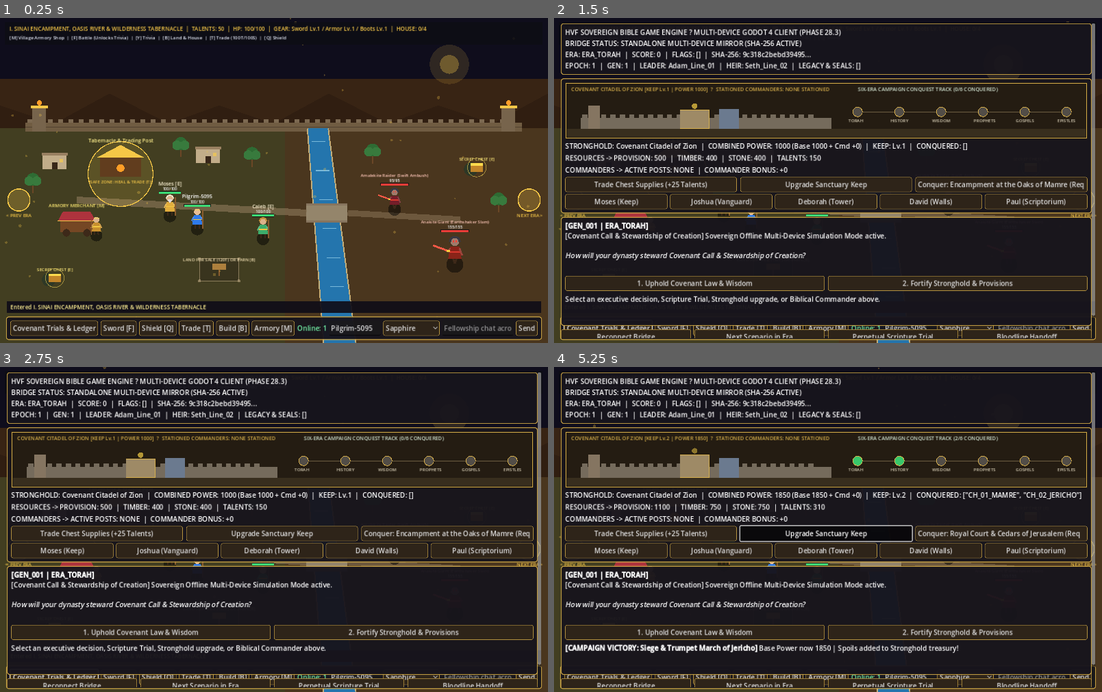
Above: before the commit, frames 1-4 (two rows, left to right).
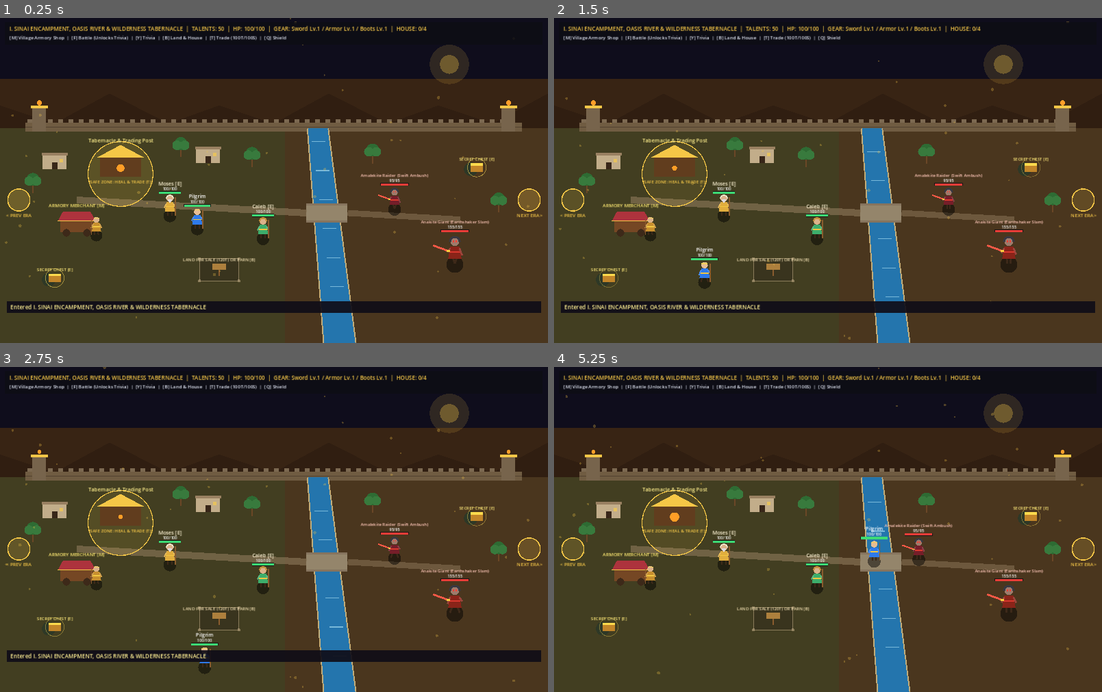
Above: after the commit, the same moments.

Repository: mrshumphrey3251-ai/hvf-bible-game-core
Game: Godot game, scene res://scenes/main.tscn
Same seed, same stepped clock (60 frames per second), same inputs: the game is played once before the commit and once after it.
Inputs (mouse positions are in pixels of both pictures, inside the frame that each line leads up to):
- Up to frame 1 (0.25 s): no input
- Up to frame 2 (1.5 s): click (608, 326) at 0.5 s, where only the run before the commit has a clickable "Covenant Trials & Ledger"; click (762, 336) at 1.25 s, where only the run before the commit has a clickable "Next Scenario in Era"
- Up to frame 3 (2.75 s): click (208, 685) at 2 s, where only the run before the commit has a clickable "Next Scenario in Era"
- Up to frame 4 (5.25 s): click (652, 532) at 2.75 s, where only the run before the commit has a clickable "Trade Chest Supplies (+25 Tal…"; click (828, 532) at 3.5 s, where only the run before the commit has a clickable "Upgrade Sanctuary Keep"; click (1003, 532) at 4.25 s, where only the run before the commit has a clickable "Conquer: Encampment at the Oa…"; tap Enter at 5 s; move the mouse to (828, 529) at 5.02 s; hold D from 5.03 s (still down); tap E at 5.1 s; click (828, 529) at 5.17 s

The runs differ from the first frame. In frame 1, 6.8% of the frame differs, in the area x 1-99%, y 54-100%; in frame 2, 66%; in frame 3, 66%; in frame 4, 69%, in the area x 1-99%, y 1-100%.
Error after the commit: Invalid access to property or key 'academy_toggled' on a base object of type 'Control (SovereignImmersiveWorld)'. (res://scripts/omni_bridge_client.gd:388)

Commit message:
Phase 41B.1: Mount Bible Academy [L] & .99 / .99/mo store panel into omni_bridge_client.gd

Diff:
--- a/frontend_godot/scripts/omni_bridge_client.gd
+++ b/frontend_godot/scripts/omni_bridge_client.gd
@@ -252,6 +252,145 @@
 		arm_vbox.add_child(btn_close_arm)
 		armory_panel.add_child(arm_vbox)
 		add_child(armory_panel)
+
+		var academy_btn: Button = Button.new()
+		academy_btn.text = "Bible Academy [L]"
+		hud_hbox.add_child(academy_btn)
+
+		# Phase 41B: Scripture & Covenant Law Academy + $4.99 / $14.99 Entitlement Store
+		var acad_panel: PanelContainer = PanelContainer.new()
+		acad_panel.name = "ScriptureAcademyPanel"
+		acad_panel.visible = false
+		acad_panel.z_index = 22
+		acad_panel.set_anchors_preset(Control.PRESET_CENTER)
+		acad_panel.offset_left = -340.0
+		acad_panel.offset_right = 340.0
+		acad_panel.offset_top = -215.0
+		acad_panel.offset_bottom = 215.0
+
+		var acad_vbox: VBoxContainer = VBoxContainer.new()
+		acad_vbox.add_theme_constant_override("separation", 6)
+
+		var acad_title: Label = Label.new()
+		acad_title.text = "SOVEREIGN SCRIPTURE & COVENANT LAW ACADEMY (ULTIMATE LAW EDITION)"
+		acad_title.horizontal_alignment = HORIZONTAL_ALIGNMENT_CENTER
+		acad_title.add_theme_color_override("font_color", Color(1.0, 0.88, 0.35))
+		acad_vbox.add_child(acad_title)
+
+		var tier_status_lbl: Label = Label.new()
+		tier_status_lbl.text = "ACTIVE TIER: Free Playable Prologue (Stage 1 Sinai)"
+		tier_status_lbl.horizontal_alignment = HORIZONTAL_ALIGNMENT_CENTER
+		tier_status_lbl.add_theme_color_override("font_color", Color(0.45, 0.94, 0.65))
+		acad_vbox.add_child(tier_status_lbl)
+
+		var store_hbox: HBoxContainer = HBoxContainer.new()
+		store_hbox.add_theme_constant_override("separation", 6)
+
+		var buy_499_btn: Button = Button.new()
+		buy_499_btn.text = "Unlock Full Game ($4.99)"
+		buy_499_btn.size_flags_horizontal = Control.SIZE_EXPAND_FILL
+
+		var buy_1499_btn: Button = Button.new()
+		buy_1499_btn.text = "Unlock Bible Academy ($14.99/mo)"
+		buy_1499_btn.size_flags_horizontal = Control.SIZE_EXPAND_FILL
+
+		store_hbox.add_child(buy_499_btn)
+		store_hbox.add_child(buy_1499_btn)
+		acad_vbox.add_child(store_hbox)
+
+		var module_tabs: HBoxContainer = HBoxContainer.new()
+		module_tabs.add_theme_constant_override("separation", 6)
+		var btn_lexicon: Button = Button.new()
+		btn_lexicon.text = "1. Hebrew/Greek Lexicon"
+		btn_lexicon.size_flags_horizontal = Control.SIZE_EXPAND_FILL
+		var btn_cov_law: Button = Button.new()
+		btn_cov_law.text = "2. Covenant Law Case Studies"
+		btn_cov_law.size_flags_horizontal = Control.SIZE_EXPAND_FILL
+		var btn_mastery: Button = Button.new()
+		btn_mastery.text = "3. Complete Study Lesson (+50T)"
+		btn_mastery.size_flags_horizontal = Control.SIZE_EXPAND_FILL
+		module_tabs.add_child(btn_lexicon)
+		module_tabs.add_child(btn_cov_law)
+		module_tabs.add_child(btn_mastery)
+		acad_vbox.add_child(module_tabs)
+
+		var study_reader: RichTextLabel = RichTextLabel.new()
+		study_reader.bbcode_enabled = true
+		study_reader.custom_minimum_size = Vector2(0, 210)
+		study_reader.size_flags_vertical = Control.SIZE_EXPAND_FILL
+		study_reader.text = "[b][color=#f5d061]FREE PROLOGUE PREVIEW ? SCRIPTURE & COVENANT LAW ACADEMY[/color][/b]\n? [b]Free Prologue (Stage 1):[/b] Explore Sinai, battle Raiders, loot Secret Chests & play Multiplayer.\n? [b]Full Covenant Pilgrim Edition ($4.99 One-Time):[/b] Unlocks all 6 Biblical Eras, Land Deeds, 4-Stage Homestead Construction & Lv.5 Armory.\n? [b]Scripture & Covenant Law Academy ($14.99/mo):[/b] Unlocks full 66-Book Exegesis, Original Hebrew/Greek Lexicons, Ultimate-Law Covenant Case Studies & SHA-256 Academic Transcripts."
+		acad_vbox.add_child(study_reader)
+
+		var btn_close_acad: Button = Button.new()
+		btn_close_acad.text = "Close Academy & Store [L]"
+		btn_close_acad.pressed.connect(func():
+			acad_panel.visible = false
+		)
+		acad_vbox.add_child(btn_close_acad)
+
+		acad_panel.add_child(acad_vbox)
+		add_child(acad_panel)
+
+		var activate_tier_fn: Callable = func(key_code: String, full_ok: bool, acad_ok: bool, tier_lbl: String):
+			world_node.set_entitlement_tier(full_ok, acad_ok, tier_lbl)
+			tier_status_lbl.text = "ACTIVE TIER: %s [VERIFIED]" % tier_lbl
+			if audio_synth != null and audio_synth.has_method("play_covenant_chime"):
+				audio_synth.play_covenant_chime()
+			var p_tcp: StreamPeerTCP = StreamPeerTCP.new()
+			if p_tcp.connect_to_host(host, port) == OK:
+				p_tcp.poll()
+				var sp: int = 0
+				while p_tcp.get_status() == StreamPeerTCP.STATUS_CONNECTING and sp < 10:
+					p_tcp.poll()
+					sp += 1
+				if p_tcp.get_status() == StreamPeerTCP.STATUS_CONNECTED:
+					var req_s: String = JSON.stringify({"action": "ENTITLEMENT_ACTIVATE", "player_id": "PILGRIM_LOCAL", "license_key": key_code}) + "\n"
+					p_tcp.put_data(req_s.to_utf8_buffer())
+					p_tcp.poll()
+				p_tcp.disconnect_from_host()
+
+		buy_499_btn.pressed.connect(func():
+			activate_tier_fn.call("HVF-PILGRIM-499", true, false, "Full Pilgrim ($4.99)")
+			study_reader.text = "[b][color=#7de2d1]FULL COVENANT PILGRIM EDITION ($4.99) ACTIVATED![/color][/b]\nAll 6 Biblical Era Portals, Land Deeds, 4-Stage On-Screen House Construction, and Lv.5 Armory Upgrades are now unlocked!\n\n[i]Upgrade to the $14.99/mo Scripture & Covenant Law Academy above to unlock full Hebrew/Greek Lexicon & Covenant Law Case Studies.[/i]"
+		)
+
+		buy_1499_btn.pressed.connect(func():
+			activate_tier_fn.call("HVF-ACADEMY-1499", true, true, "Scripture Academy ($14.99/mo)")
+			study_reader.text = "[b][color=#f5d061]SCRIPTURE & COVENANT LAW ACADEMY ($14.99/MO) ACTIVATED![/color][/b]\nWelcome, Scholar! You now have full access to the 66-Book Curriculum, Original Hebrew/Greek Lexicons, Ultimate-Law Covenant Case Studies, and SHA-256 Academic Transcripts."
+		)
+
+		btn_lexicon.pressed.connect(func():
+			if not world_node.has_academy_access:
+				study_reader.text = "[b][color=#ff8a80]ACADEMY TIER REQUIRED ($14.99/mo):[/color][/b] Click [b]Unlock Bible Academy ($14.99/mo)[/b] above to study original Hebrew & Greek roots!\n\n[i]Sample Entry:[/i] [b]BERIT (??????? ? Hebrew):[/b] Covenant, solemn binding oath ratified by blood and sacrifice (Gen 15:18; Exod 24:8)."
+			else:
+				study_reader.text = "[b][color=#f5d061]ORIGINAL HEBREW & GREEK ROOT LEXICON (66-BOOK CONCORDANCE)[/color][/b]\n? [b]BERIT (???????):[/b] Covenant / Solemn Treaty ? Unilateral & bilateral divine oath (Gen 15; Jer 31:31).\n? [b]CHESED (?????):[/b] Steadfast Covenant Loyalty & Mercy ? Faithful love anchored in promise (Ps 136).\n? [b]TORAH (???????):[/b] Instruction / Covenant Law ? Divine direction for justice, worship & life (Deut 6).\n? [b]LOGOS (?????):[/b] Eternal Word & Reason ? Pre-existent divine self-expression incarnate (John 1:1).\n? [b]DIKAIOSYNE (??????????):[/b] Covenant Righteousness & Judicial Standing (Rom 3:21-26)."
+		)
+
+		btn_cov_law.pressed.connect(func():
+			if not world_node.has_academy_access:
+				study_reader.text = "[b][color=#ff8a80]ACADEMY TIER REQUIRED ($14.99/mo):[/color][/b] Click [b]Unlock Bible Academy ($14.99/mo)[/b] above to open Ultimate-Law Covenant Case Studies!\n\n[i]Preview Case #01:[/i] [b]Cities of Refuge & Due Process (Num 35:9-34)[/b] ? Separation of accidental manslaughter from premeditated murder."
+			else:
+				study_reader.text = "[b][color=#f5d061]COVENANT LAW CASE STUDIES (ULTIMATE LAW JURISPRUDENCE)[/color][/b]\n? [b]CASE 01 ? Due Process & Two-Witness Rule (Deut 19:15):[/b] Establishes evidentiary burden of proof before judicial conviction.\n? [b]CASE 02 ? Restitution Over Retaliation (Exod 22:1-15):[/b] Restorative property law requiring multi-fold restitution to make victims whole.\n? [b]CASE 03 ? Jubilee Land Redemption (Lev 25:8-28):[/b] Anti-monopoly agrarian inheritance protection ensuring family land reverts every 50th year.\n? [b]CASE 04 ? New Covenant Heart Inscription (Jer 31:31-34; Heb 8):[/b] Transition from external stone tablets to Spirit-empowered obedience."
+		)
+
+		btn_mastery.pressed.connect(func():
+			if not world_node.has_academy_access:
+				study_reader.text = "[b][color=#ff8a80]ACADEMY TIER REQUIRED ($14.99/mo):[/color][/b] Activate the Scripture Academy tier above to complete accredited lessons for +50 Talents & Builder Credits!"
+			else:
+				world_node.add_trivia_talents(50, "Scripture & Covenant Law Academy")
+				study_reader.text = "[b][color=#7de2d1]ACADEMY STUDY MODULE COMPLETED![/color][/b]\nAwarded [b]+50 Earned Talents[/b] and [b]+1 Builder Task Credit[/b]! Your mastery progress is sealed for SHA-256 Academic Transcript export."
+		)
+
+		var toggle_acad_fn: Callable = func():
+			acad_panel.visible = not acad_panel.visible
+
+		academy_btn.pressed.connect(toggle_acad_fn)
+		world_node.academy_toggled.connect(toggle_acad_fn)
+		world_node.upgrade_modal_requested.connect(func(reason_txt: String):
+			acad_panel.visible = true
+			study_reader.text = "[b][color=#f5d061]UPGRADE REQUIRED:[/color][/b] %s\n\nChoose your tier above:\n? [b]Full Covenant Pilgrim Edition ($4.99 One-Time)[/b] ? All 6 Stages, Homestead Building & Lv.5 Armory.\n? [b]Scripture & Covenant Law Academy ($14.99/mo)[/b] ? Everything above + Full 66-Book Study, Lexicon & Covenant Law Case Studies." % reason_txt
+		)
+
 
 		var toggle_arm_fn: Callable = func():
 			armory_panel.visible = not armory_panel.visible
